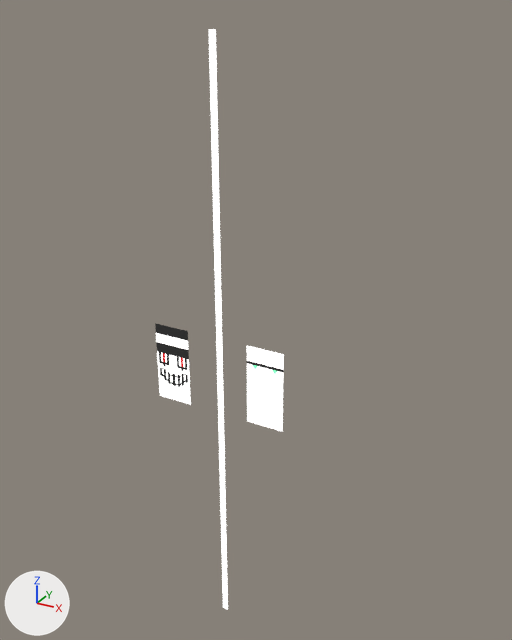
Two versions of the Blender file welcome to piscine #14/welcome 14 - 3.blend, one commit apart.
Before and after are seen from a camera (50 mm lens) standing at (17.1, -26.7, 16.9) and looking at (1.4, 1.8, 2.7). The axes (+X, +Y, +Z) are drawn at lower left. The lights are the same throughout.
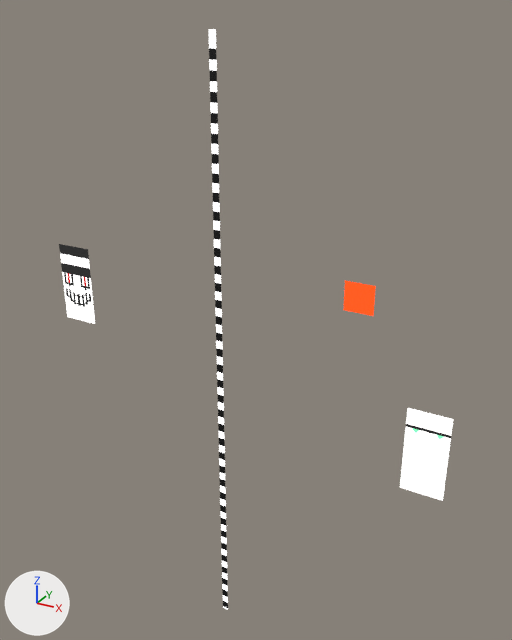
Where the change shows, as pixel boxes (x1, y1, x2, y2) in the pictures (512 x 640 px):
'Plane.001', moved
    before: (247, 345, 284, 432)
    after: (400, 408, 453, 501)
'Plane', moved
    before: (155, 323, 191, 405)
    after: (59, 244, 95, 324)
'Plane.003', added (orange)
    after: (343, 281, 376, 316)
part 1 of me_plane_002, recoloured (white to black)
    both: (209, 48, 228, 608)

The change, as a diff of the scene's bpy script:
```diff
--- a/welcome to piscine #14/welcome 14 - 3.blend.py
+++ b/welcome to piscine #14/welcome 14 - 3.blend.py
@@ mat_material_005 @@
+mat_material_005 = principled_material('Material.005')
+mat_material_005.base_color = (0.0, 0.0, 0.0)  # black #000000
@@ mat_material_006 @@
+mat_material_006 = principled_material('Material.006')
+mat_material_006.base_color = (0.8, 0.0783, 0.0)  # orange #e74f00
+mat_material_006.emission_color = (1.0, 0.0572, 0.00655)  # orange #ff4413
+mat_material_006.emission_strength = 1.0
@@ me_plane_002 @@
 me_plane_002.from_pydata(...)  # 148 vertices, 73 faces; spans x -1.0..1.0, y -1.0..1.0, z 0.0
 # used by ob_plane_002; location = (0.0, 0.58, 0.0); rotation_euler = (1.571, 0.0, 0.0), in degrees (90, 0, 0); scale = (0.181, 16.1, 1.0)
+# me_plane_002 part 1: 36 of the faces centred in x 0.0, y -0.98..0.94, z 0.0 switch from mat_material_001 (white #ffffff) to mat_material_005 (black #000000)
@@ me_plane_003 @@
+me_plane_003.from_pydata([(-1.0, -1.0, 0.0), (1.0, -1.0, 0.0), (-1.0, 1.0, 0.0), (1.0, 1.0, 0.0)], [], [(0, 1, 3, 2)])
+me_plane_003.materials.append(mat_material_006)  # orange #e74f00
@@ ob_plane @@
 ob_plane = bpy.data.objects.new('Plane', me_plane)
-ob_plane.location = (-2.49, 0.0, 0.0)
+ob_plane.location = (-8.54, 0.0, 3.33)
 ob_plane.rotation_euler = (1.571, 0.0, 0.0)  # degrees (90, 0, 0)
@@ ob_plane_001 @@
 ob_plane_001 = bpy.data.objects.new('Plane.001', me_plane_001)
-ob_plane_001.location = (2.9, 0.0, 0.0)
+ob_plane_001.location = (10.94, 0.0, -1.14)
 ob_plane_001.rotation_euler = (1.571, 0.0, 0.0)  # degrees (90, 0, 0)
@@ ob_plane_003 @@
+ob_plane_003 = bpy.data.objects.new('Plane.003', me_plane_003)
+ob_plane_003.location = (7.42, 0.0, 5.61)
+ob_plane_003.rotation_euler = (1.571, 0.0, 0.0)  # degrees (90, 0, 0)
+ob_plane_003.scale = (0.686, 0.686, 0.686)
```
